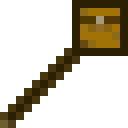
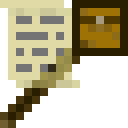
Layers edited between the first and the second 128×128 image:
added layer "Overlay4" (64%) above "Overlay3" over [0, 0, 80, 88]
